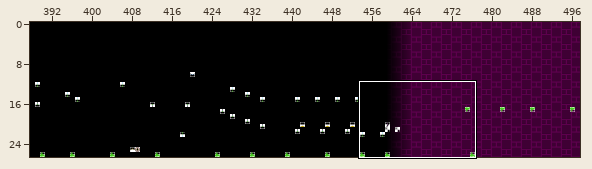
Tiled map -- levels/chr_data/tmx/baseafterbase.tmx. Above, an overview of the earlier version with the close-up marked.
Close-up. The starting point:
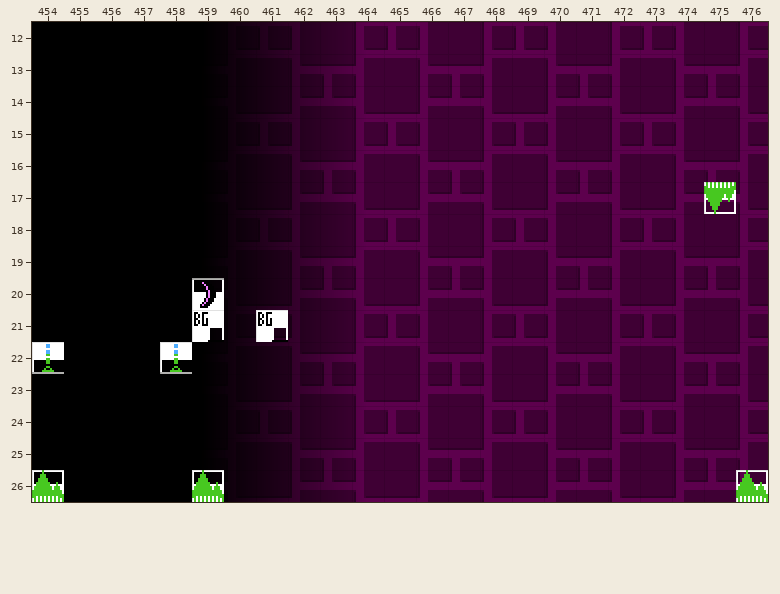
Cells are 16x16 px. Shown: x 454..476, y 12..26. The commit also changed other parts of the map, which this record leaves out. Not drawn, because the pictures are missing: unchanged layer "Layer 2".
The result:
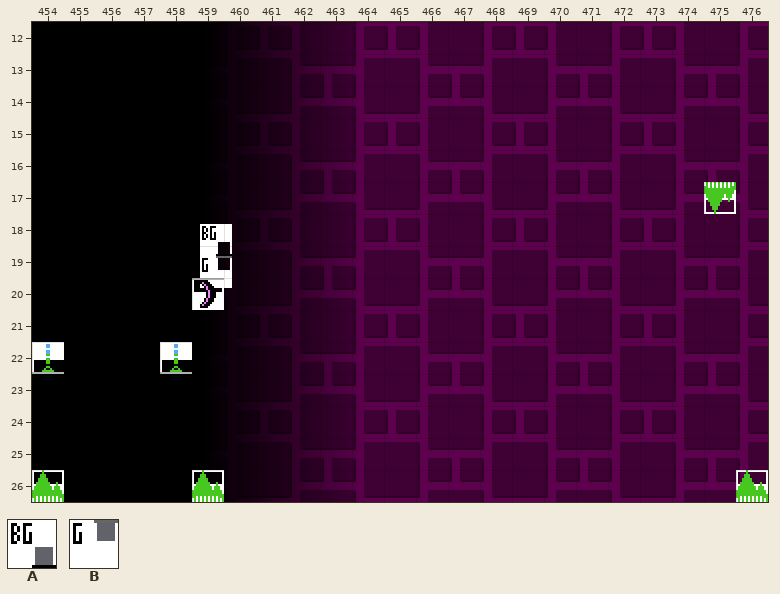
Key: from "sprites": A 256 "BG colour trigger", B 257 "Ground colour trigger".
Objects are placed by their top-left corner, in cells (3,4 is the top-left corner of cell 3,4); size is 1x1 cell unless given.
What changed:
Layer "SP":
A new object: A "BG colour trigger" at 459.2,18.3.
A new object: B "Ground colour trigger" at 459.2,19.3.
Object A "BG colour trigger" at 459,21 is removed.
Object A "BG colour trigger" at 461,21 is removed.
